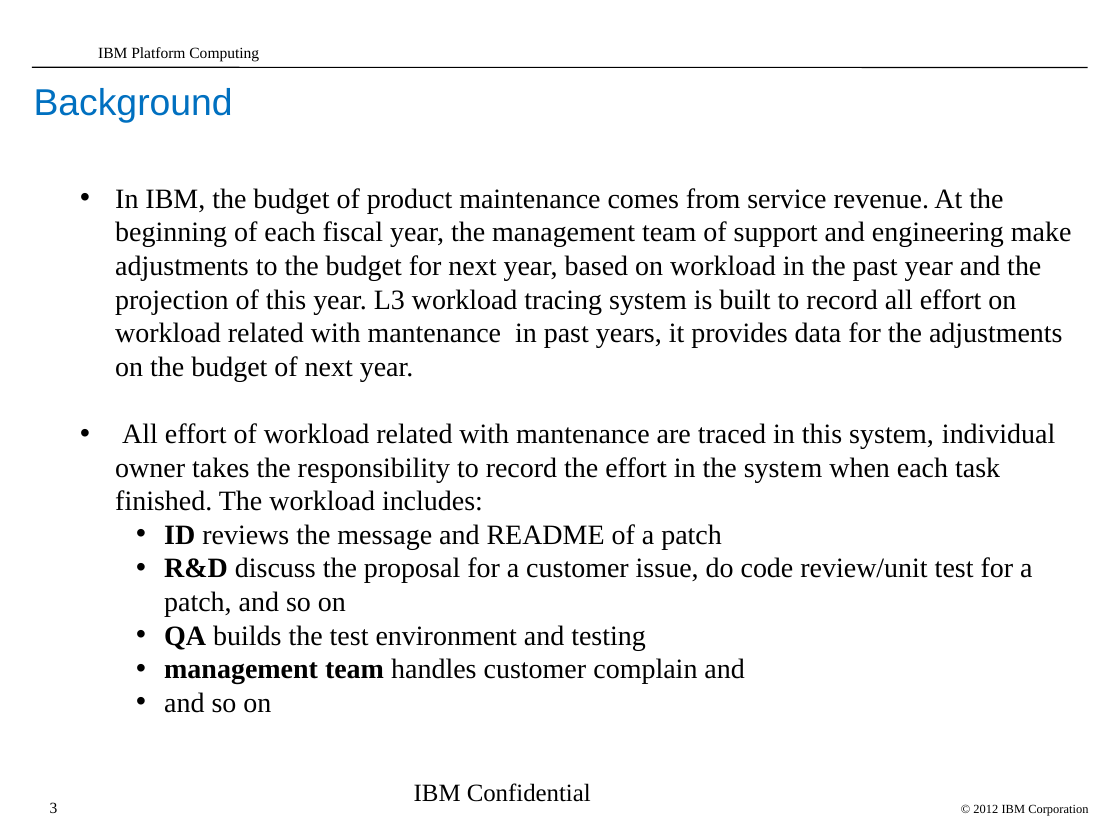
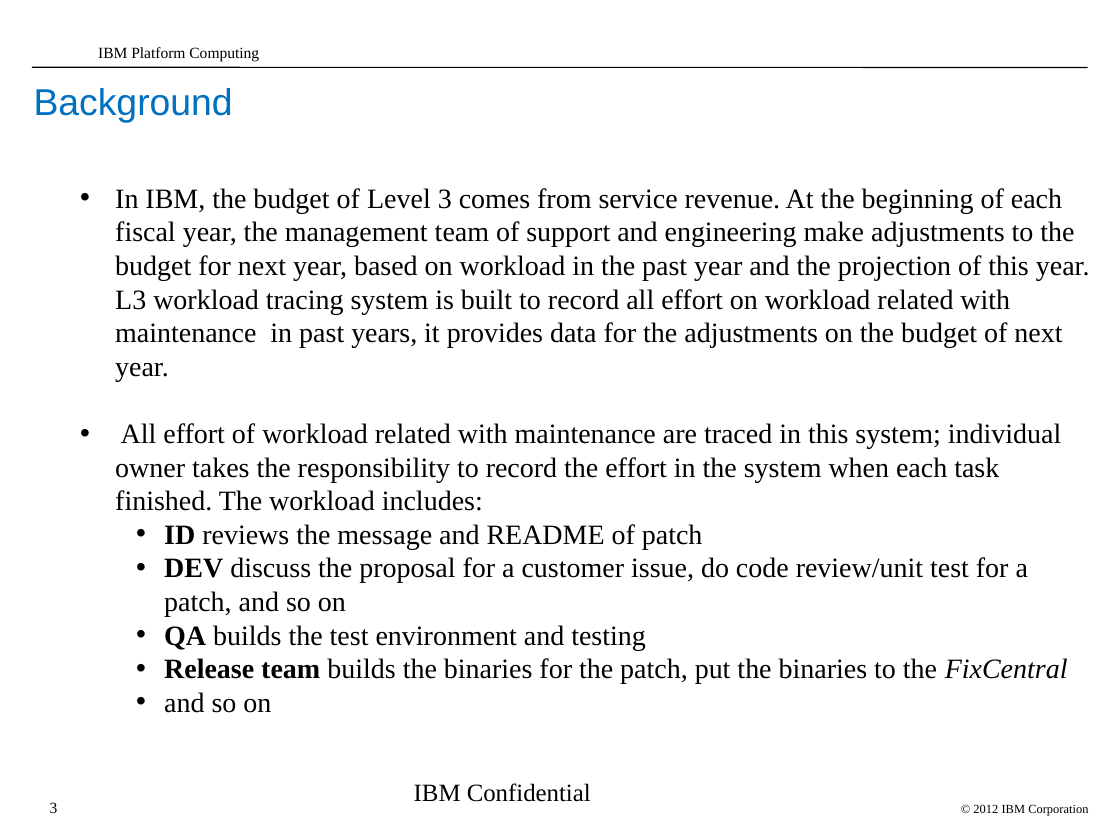
Before and after one commit to dma1982/algo, a slide deck: slide 3 of process/L3_workload_tracing_system_tutorial.ppt. Drawn at 1120x840 pixels with LibreOffice and Linux fonts; fonts in the diff are those of the drawing; background and template pictures are left out. Boxes give left, top, right and bottom in pixels: in the first picture for what was removed or moved away, otherwise in the second. Text is boxed around its words. In the diff, an @@ line names an element or a change of style, - is before the commit and + after.

```diff
--- a/process/L3_workload_tracing_system_tutorial.ppt
+++ b/process/L3_workload_tracing_system_tutorial.ppt
@@ text at [115, 188, 1090, 617]: text changed @@
-  • In IBM, the budget of product maintenance comes from service revenue. At the beginning of each fiscal year, the management team of support and engineering make adjustments to the budget for next year, based on workload in the past year and the projection of this year. L3 workload tracing system is built to record all effort on workload related with mantenance in past years, it provides data for the adjustments on the budget of next year.
-  • All effort of workload related with mantenance are traced in this system, individual owner takes the responsibility to record the effort in the system when each task finished. The workload includes:
-    • ID reviews the message and README of a patch
-    • R&D discuss the proposal for a customer issue, do code review/unit test for a patch, and so on
+  • In IBM, the budget of Level 3 comes from service revenue. At the beginning of each fiscal year, the management team of support and engineering make adjustments to the budget for next year, based on workload in the past year and the projection of this year. L3 workload tracing system is built to record all effort on workload related with maintenance in past years, it provides data for the adjustments on the budget of next year.
+  • All effort of workload related with maintenance are traced in this system; individual owner takes the responsibility to record the effort in the system when each task finished. The workload includes:
+    • ID reviews the message and README of patch
+    • DEV discuss the proposal for a customer issue, do code review/unit test for a patch, and so on
@@ text at [164, 658, 1068, 684]: text changed @@
-    • management team handles customer complain and
+    • Release team builds the binaries for the patch, put the binaries to the FixCentral
```
Also in this commit, not shown: 4 other slides changed.
